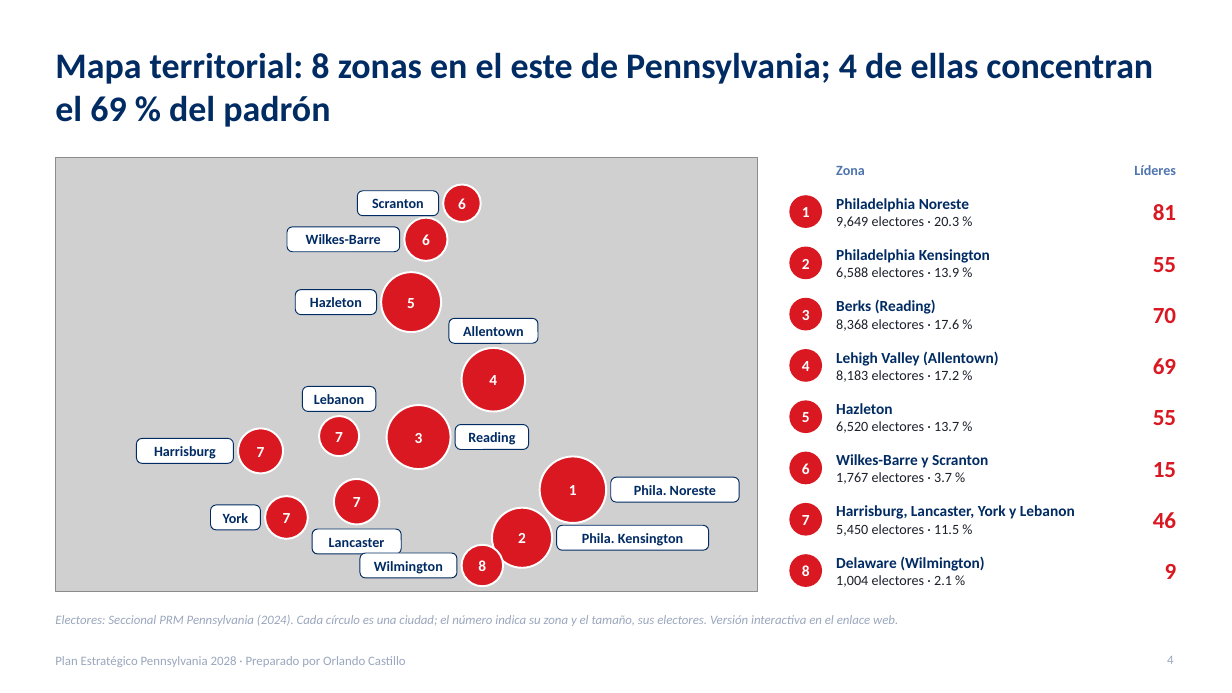
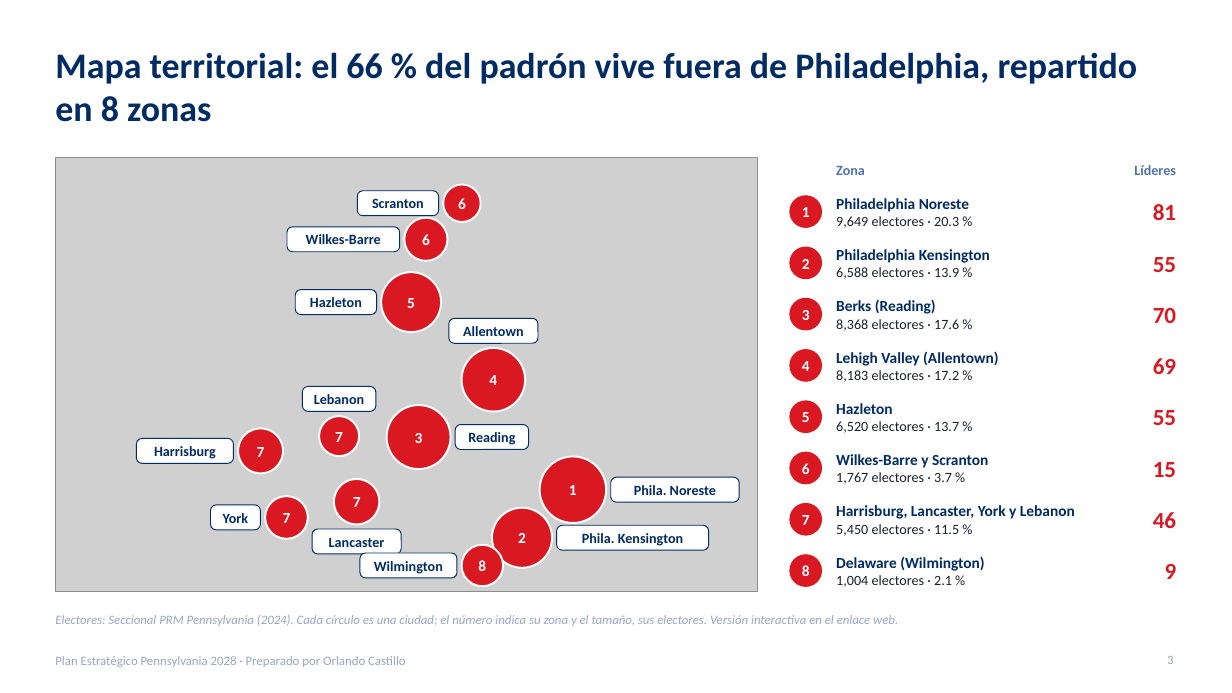
Before and after one commit to rcastillo9556/pdf-toolkit, a slide deck: slide 3 of presentaciones/Plan_Estrategico_Pennsylvania_2028.pptx (slide 4 before the commit). Drawn at 1232x693 pixels with LibreOffice and Linux fonts; fonts in the diff are those of the drawing; grey boxes stand for pictures. Boxes give left, top, right and bottom in pixels: in the first picture for what was removed or moved away, otherwise in the second. Text is boxed around its words. In the diff, an @@ line names an element or a change of style, - is before the commit and + after.

```diff
--- a/presentaciones/Plan_Estrategico_Pennsylvania_2028.pptx
+++ b/presentaciones/Plan_Estrategico_Pennsylvania_2028.pptx
@@ title at box(55, 52, 1138, 122): text changed @@
-Mapa territorial: 8 zonas en el este de Pennsylvania; 4 de ellas concentran el 69 % del padrón
+Mapa territorial: el 66 % del padrón vive fuera de Philadelphia, repartido en 8 zonas
@@ page number at box(1167, 656, 1173, 664): text changed @@
-4
+3
```
Also in this commit, not shown: 7 other slides changed, 4 slides removed, 2 other files.
